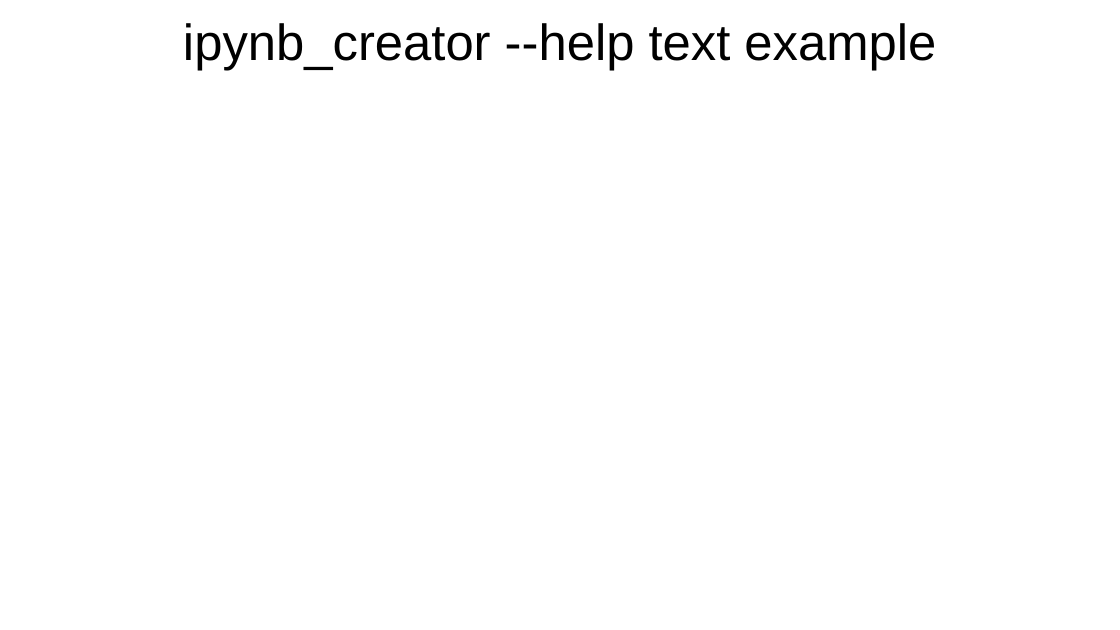
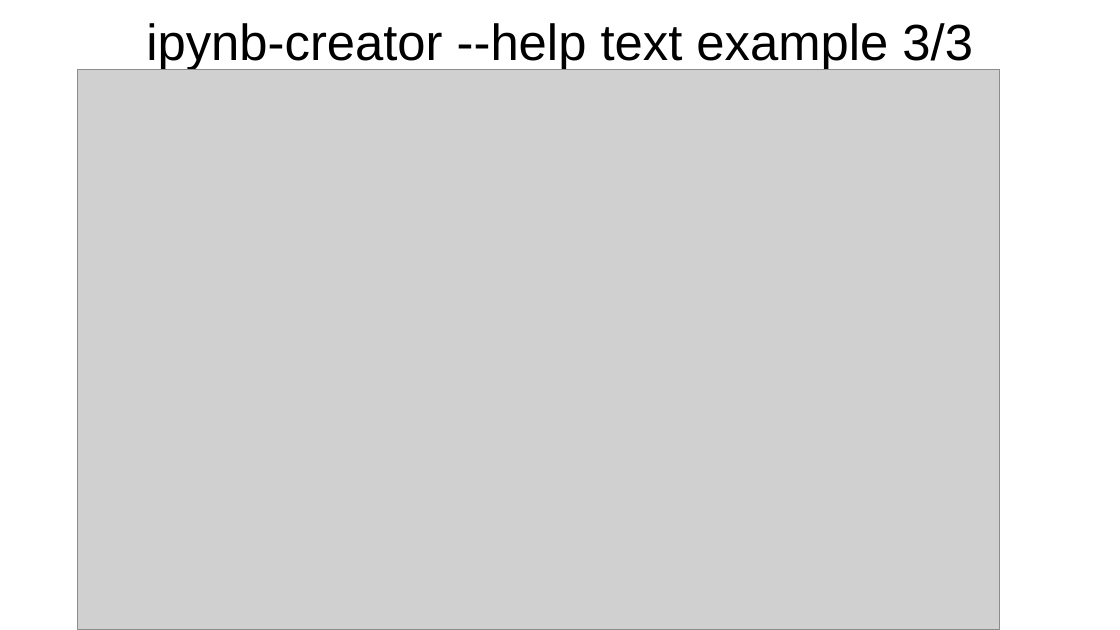
Before and after one commit to irsbugs/ipynb-creator, a slide deck: slide 20 of ipynb_creator_presentation.odp. Drawn at 1120x630 pixels with LibreOffice and Linux fonts; fonts in the diff are those of the drawing; grey boxes stand for pictures; background and template pictures are left out. Boxes give left, top, right and bottom in pixels: in the first picture for what was removed or moved away, otherwise in the second. Text is boxed around its words. In the diff, an @@ line names an element or a change of style, - is before the commit and + after.

```diff
--- a/ipynb_creator_presentation.odp
+++ b/ipynb_creator_presentation.odp
@@ title at (146,23,973,71): text changed @@
-ipynb_creator --help text example
+ipynb-creator --help text example 3/3
@@ picture added at (77,69,1000,630) @@
```
Also in this commit, not shown: 13 other slides changed.
